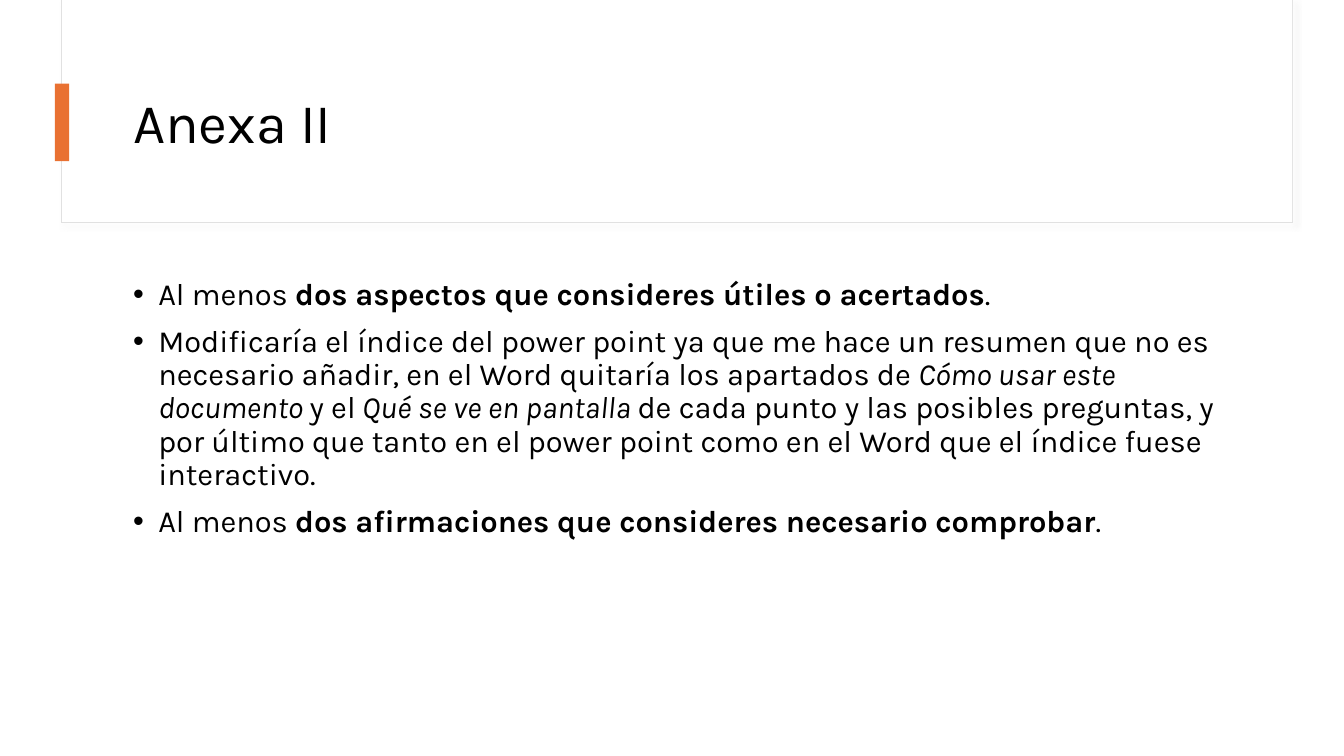
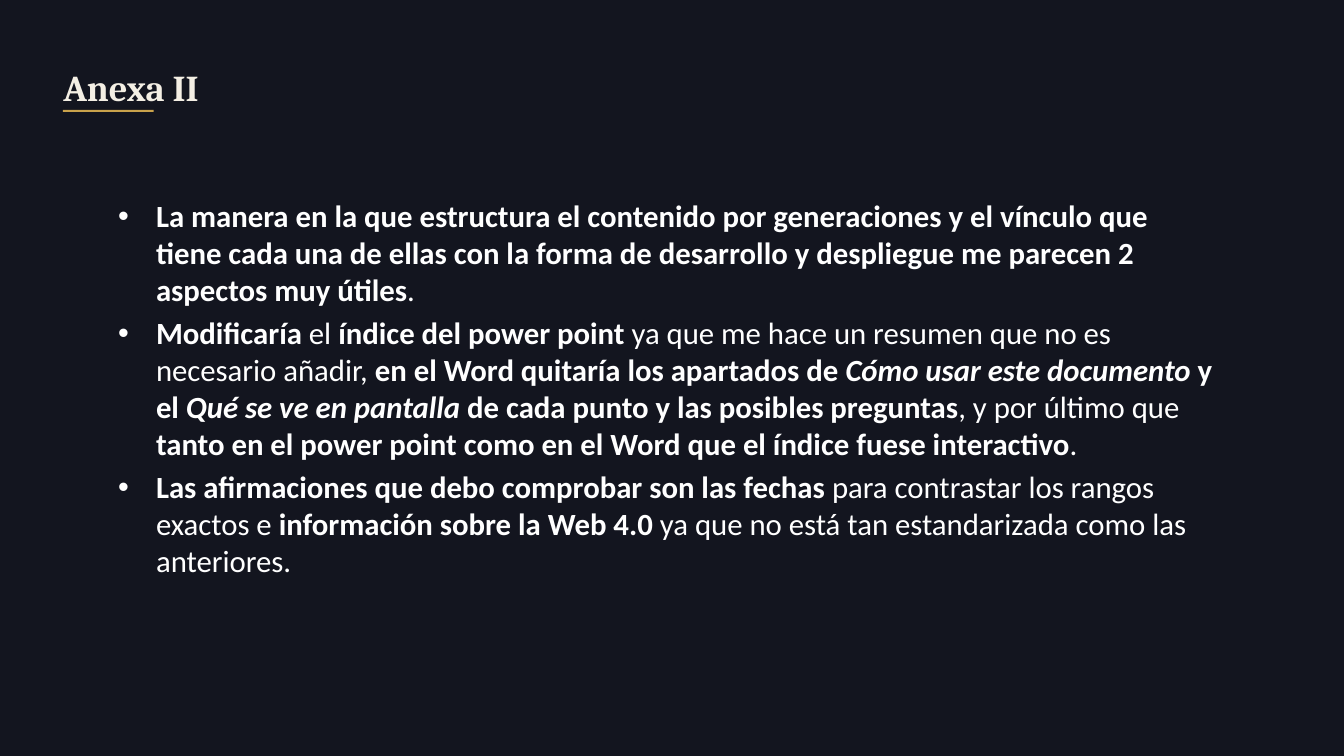
Before and after one commit to albertoag36/DAW, a slide deck: slide 9 of UD1/UD1_Tarea1_AlbertoAlvesGarcia.pptx (slide 3 before the commit). Drawn at 1344x756 pixels with LibreOffice and Linux fonts; fonts in the diff are those of the drawing. Boxes give left, top, right and bottom in pixels: in the first picture for what was removed or moved away, otherwise in the second. Text is boxed around its words. In the diff, an @@ line names an element or a change of style, - is before the commit and + after.

```diff
--- a/UD1/UD1_Tarea1_AlbertoAlvesGarcia.pptx
+++ b/UD1/UD1_Tarea1_AlbertoAlvesGarcia.pptx
@@ background #FFFFFF to #13151F @@
@@ rectangle removed at (x1=62, y1=0, x2=1293, y2=223) @@
@@ rectangle removed at (x1=63, y1=0, x2=1293, y2=222) @@
@@ title "Anexa II" moved from (x1=133, y1=107, x2=331, y2=144) to (x1=63, y1=76, x2=199, y2=102) @@
@@ title "Anexa II" at (x1=63, y1=76, x2=199, y2=102): size 40 to 26 pt, font Karla to Cambria, text colour #000000 to #F4EFE4, bold on; line spacing 0.9 to 1; vertical alignment middle to top @@
@@ rectangle removed at (x1=55, y1=84, x2=70, y2=161) @@
@@ line added from (63, 111) to (153, 111), #C9A24B 1.5 pt @@
@@ text "La manera en la que ..." moved from (x1=158, y1=281, x2=1213, y2=540) to (x1=156, y1=205, x2=1213, y2=573) @@
@@ text at (x1=156, y1=205, x2=1147, y2=306): text changed; font Karla to Calibri; text colour #000000 to #FFFFFF @@
-• Al menos dos aspectos que consideres útiles o acertados.
+• La manera en la que estructura el contenido por generaciones y el vínculo que tiene cada una de ellas con la forma de desarrollo y despliegue me parecen 2 aspectos muy útiles.
@@ text at (x1=156, y1=322, x2=1213, y2=460): font Karla to Calibri, text colour #000000 to #FFFFFF in "Modificaría el índice del power point ya ..."; bold on in "Modificaría índice del power point en el ..."; indent changed; line spacing 0.9 to 1; less space between paragraphs @@
@@ text at (x1=156, y1=476, x2=1186, y2=573): text changed; font Karla to Calibri; text colour #000000 to #FFFFFF; bold off @@
-• Al menos dos afirmaciones que consideres necesario comprobar.
+• Las afirmaciones que debo comprobar son las fechas para contrastar los rangos exactos e información sobre la Web 4.0 ya que no está tan estandarizada como las anteriores.
```
Also in this commit, not shown: 2 other slides changed, 8 slides added, 2 slides removed, 6 other files.
